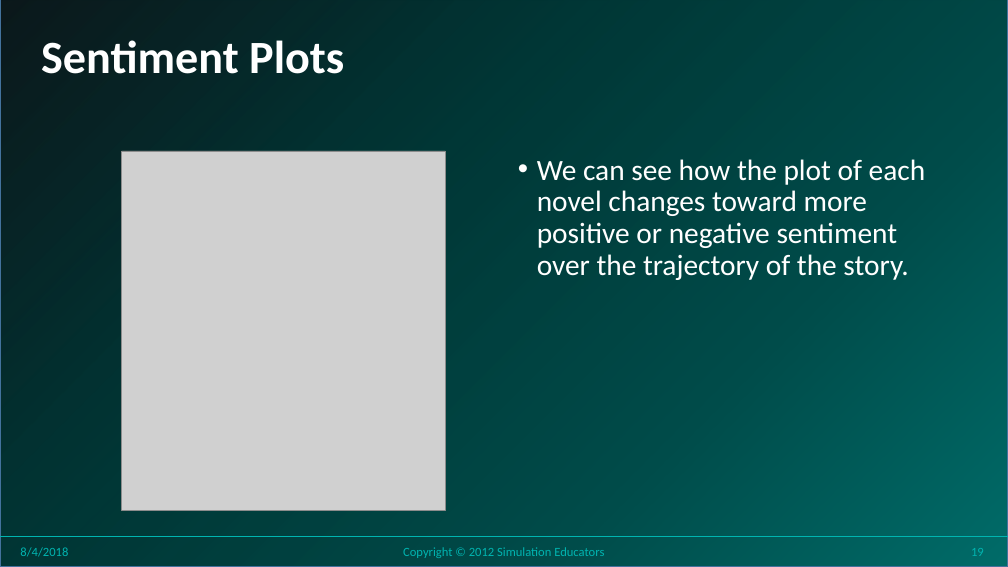
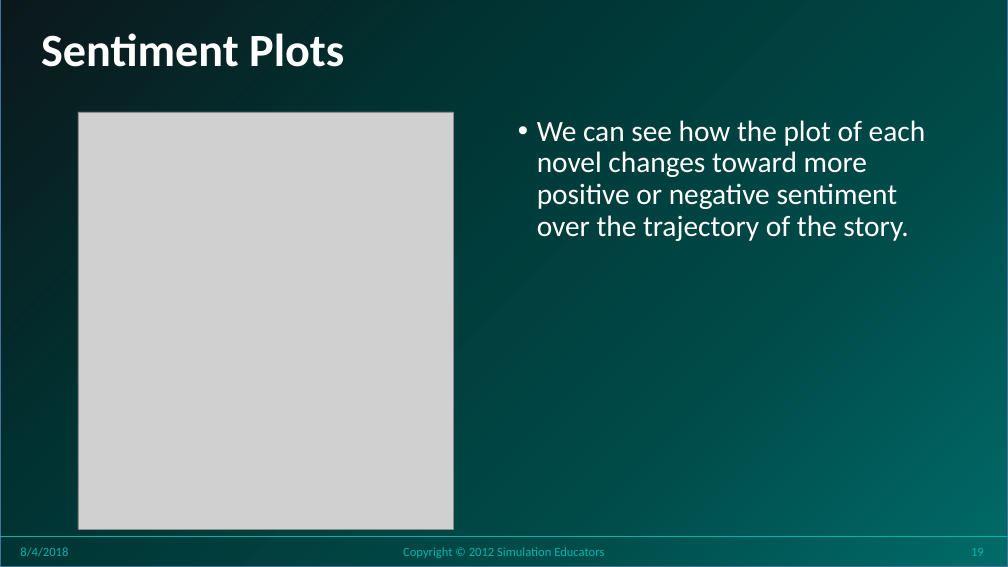
Before and after one commit to stricje1/VIT_University, a slide deck: slide 19 of Predictive_Modeling/PPT/Seminar 13 - Sentiment Modeling.pptx. Drawn at 1008x567 pixels with LibreOffice and Linux fonts; fonts in the diff are those of the drawing; grey boxes stand for pictures; background and template pictures are left out. Boxes give left, top, right and bottom in pixels: in the first picture for what was removed or moved away, otherwise in the second. Text is boxed around its words. In the diff, an @@ line names an element or a change of style, - is before the commit and + after.

```diff
--- a/Predictive_Modeling/PPT/Seminar 13 - Sentiment Modeling.pptx
+++ b/Predictive_Modeling/PPT/Seminar 13 - Sentiment Modeling.pptx
@@ title "Sentiment Plots": place and size @@
-title "Sentiment Plots" at box(41, 40, 344, 74)
+title "Sentiment Plots" at box(41, 33, 344, 67)
@@ picture: place and size @@
-picture at box(122, 151, 445, 511)
+picture at box(78, 112, 454, 529)
@@ text "We can see how the ...": place and size @@
-text "We can see how the ..." at box(537, 159, 926, 280)
+text "We can see how the ..." at box(537, 120, 926, 241)
```
Also in this commit, not shown: 23 other slides changed, 3 other files.
